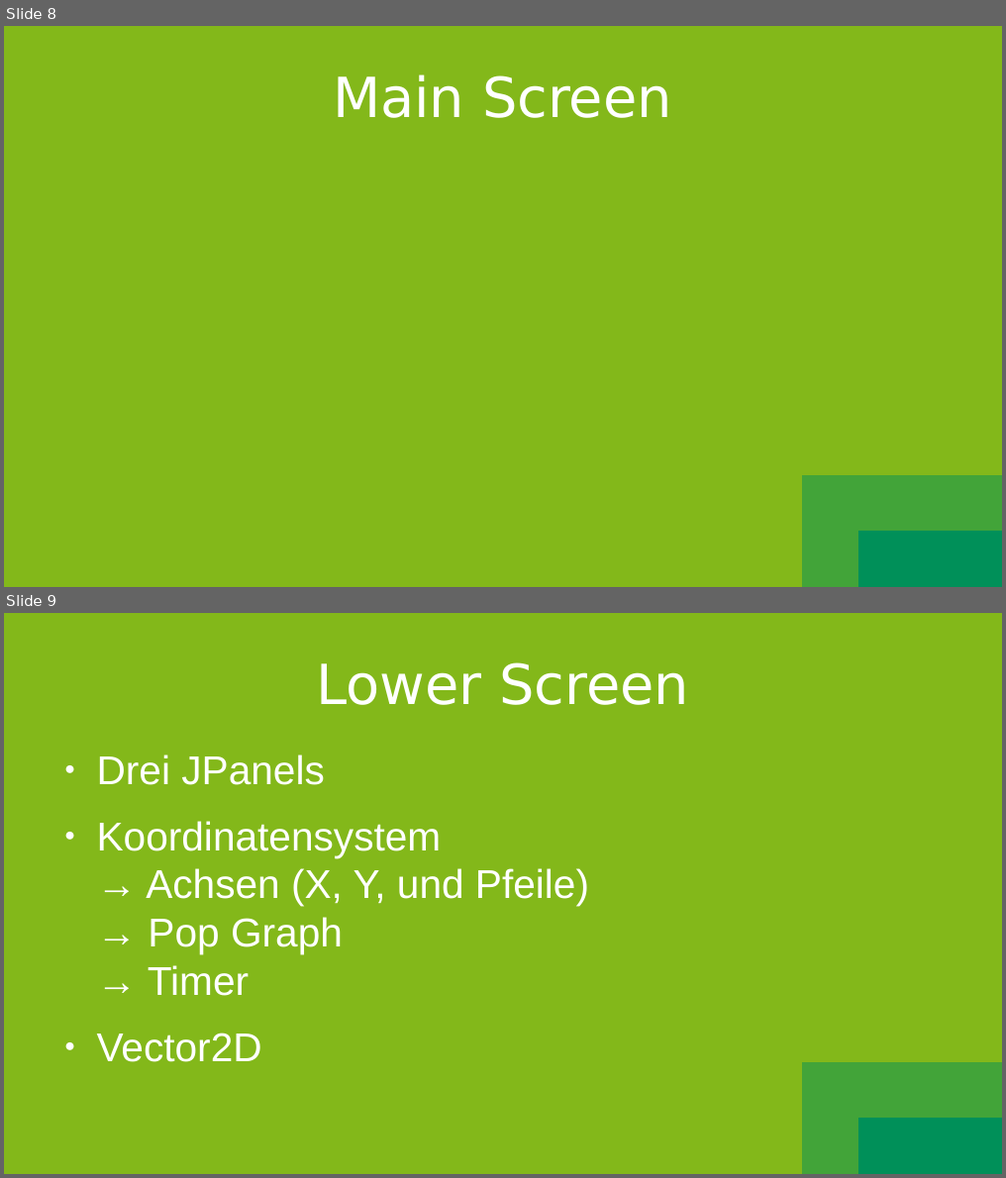
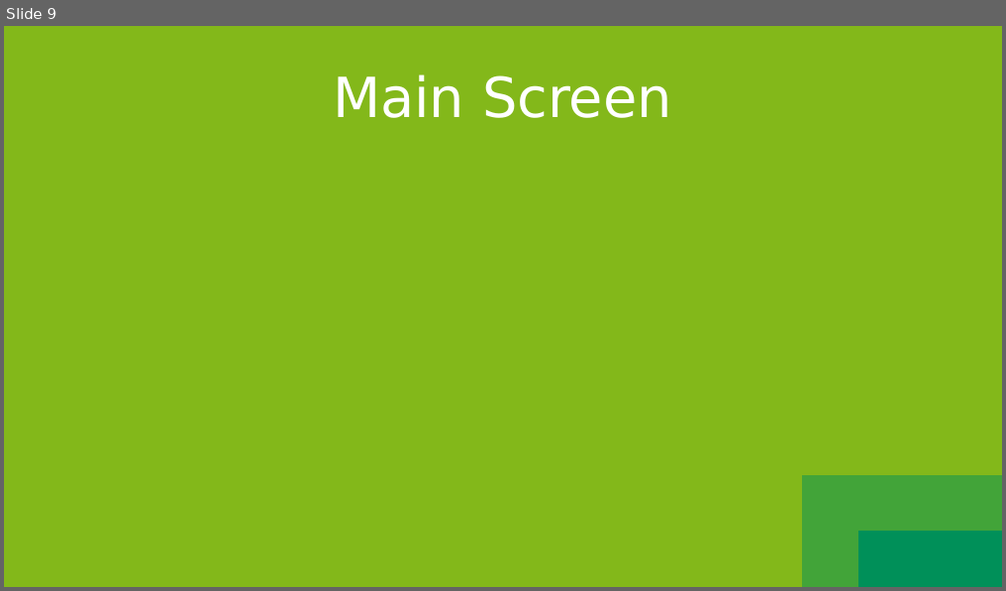
Before and after one commit to SootDan/LanchesterModell, a slide deck: Prasentation.odp. Shown one above the other, each under a label of ours: slides 8 and 9 before the commit, slide 9 after it. The pictures are 1006x1178 and 1006x591 pixels, drawn with LibreOffice and Linux fonts; fonts in the diff are those of the drawing. Boxes give left, top, right and bottom in pixels: in the first picture for what was removed or moved away, otherwise in the second. Text is boxed around its words. In the diff, an @@ line names an element or a change of style, - is before the commit and + after.

```diff
--- a/Prasentation.odp
+++ b/Prasentation.odp
@@ slide 9 removed at [4, 613, 1002, 1174], background gradient #009059 to #42A439 to #83B81A @@
@@ title removed at [316, 663, 689, 705] @@
-Lower Screen
@@ text removed at [97, 755, 589, 1062] @@
-● Drei JPanels
-● Koordinatensystem
-  → Achsen (X, Y, und Pfeile)
-  → Pop Graph
-  → Timer
-● Vector2D
@@ what was slide 8 is now slide 9 @@
```
Also in this commit, not shown: 7 slides added.
